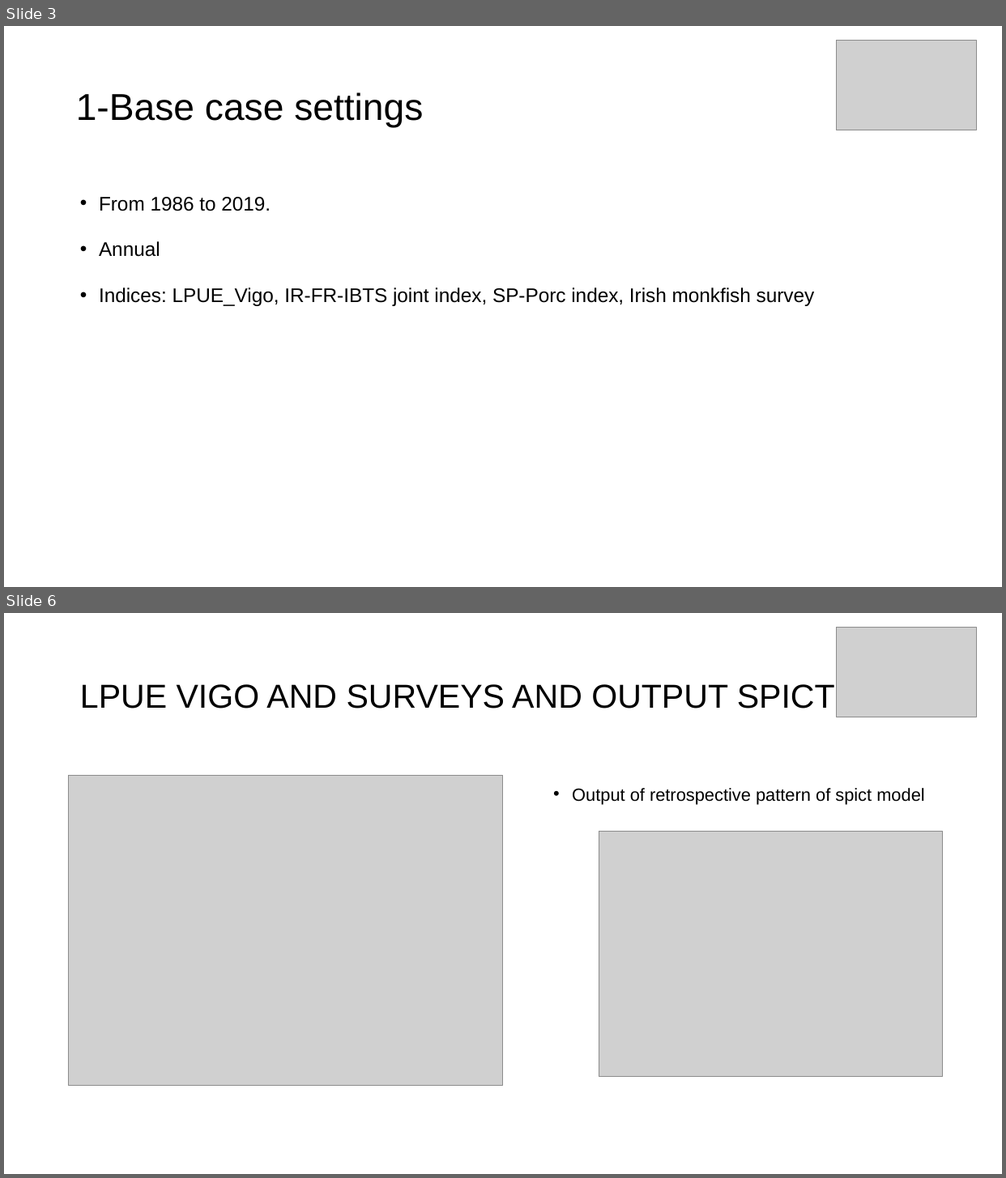
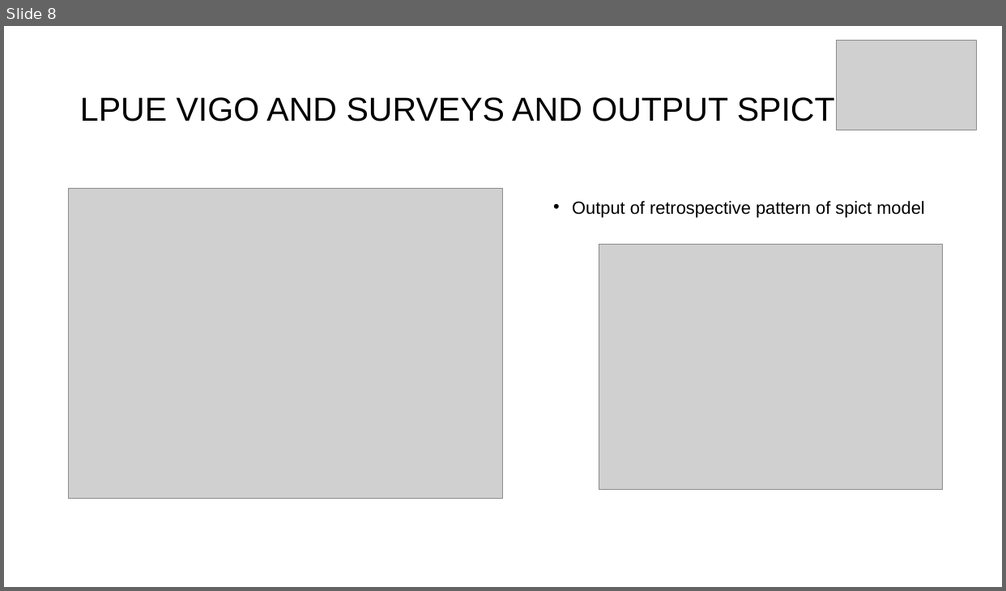
Before and after one commit to MartaCousido/Spict-IMPRESS, a slide deck: mon78abd_spict/Presentation/Mon78abd_spict.pptx. Shown one above the other, each under a label of ours: slides 3 and 6 before the commit, slide 8 after it; the slides between them are not shown. The pictures are 1006x1178 and 1006x591 pixels, drawn with LibreOffice and Linux fonts; fonts in the diff are those of the drawing; grey boxes stand for pictures. Boxes give left, top, right and bottom in pixels: in the first picture for what was removed or moved away, otherwise in the second. Text is boxed around its words. In the diff, an @@ line names an element or a change of style, - is before the commit and + after.

```diff
--- a/mon78abd_spict/Presentation/Mon78abd_spict.pptx
+++ b/mon78abd_spict/Presentation/Mon78abd_spict.pptx
@@ slide 3 removed at (x1=4, y1=26, x2=1002, y2=587), background #FFFFFF @@
@@ picture removed at (x1=837, y1=41, x2=977, y2=130) @@
@@ title removed at (x1=76, y1=92, x2=423, y2=127) @@
-1-Base case settings
@@ text removed at (x1=99, y1=197, x2=815, y2=306) @@
-• From 1986 to 2019.
-• Annual
-• Indices: LPUE_Vigo, IR-FR-IBTS joint index, SP-Porc index, Irish monkfish survey
@@ what was slide 6 is now slide 8 @@
```
Also in this commit, not shown: 5 slides changed, 3 slides added.
